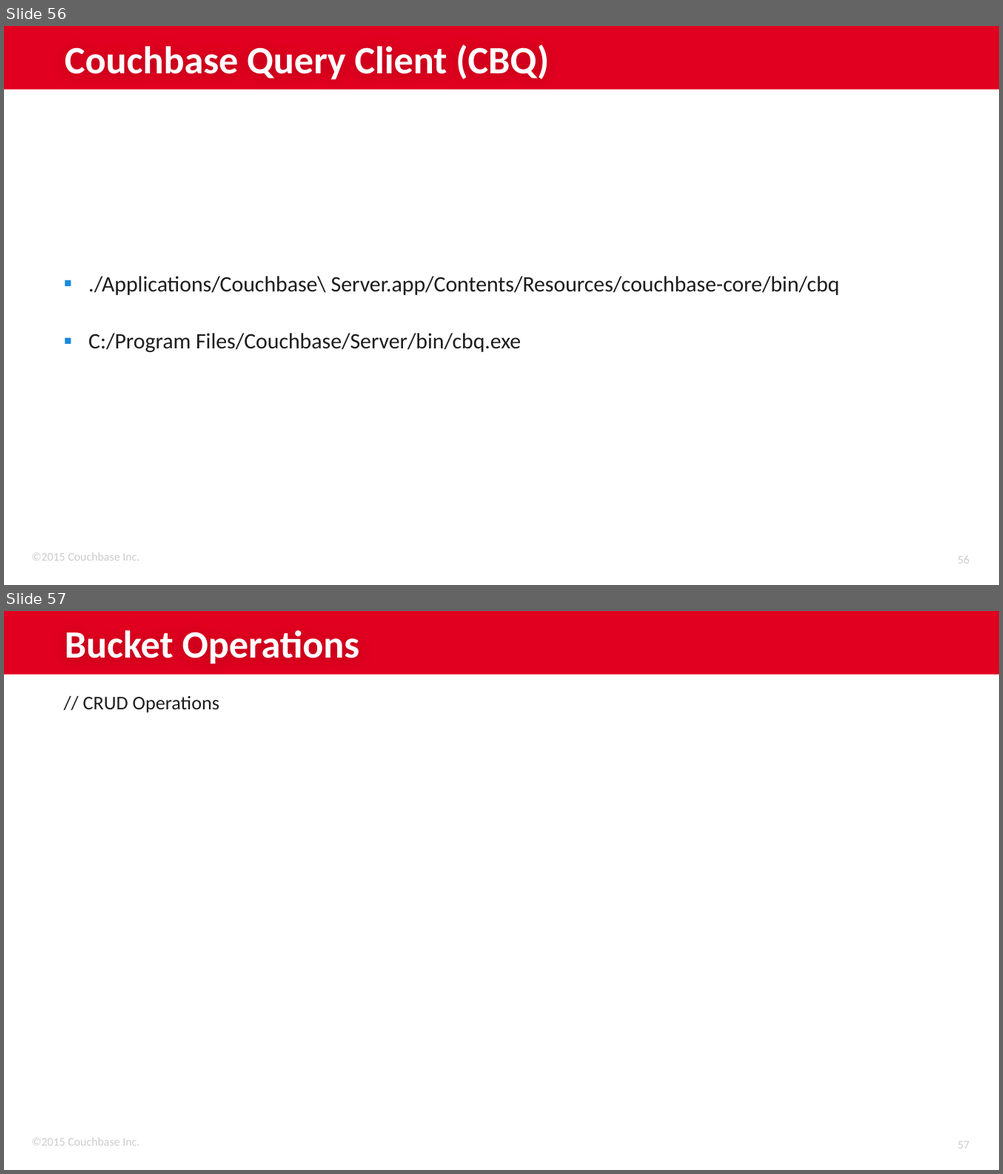
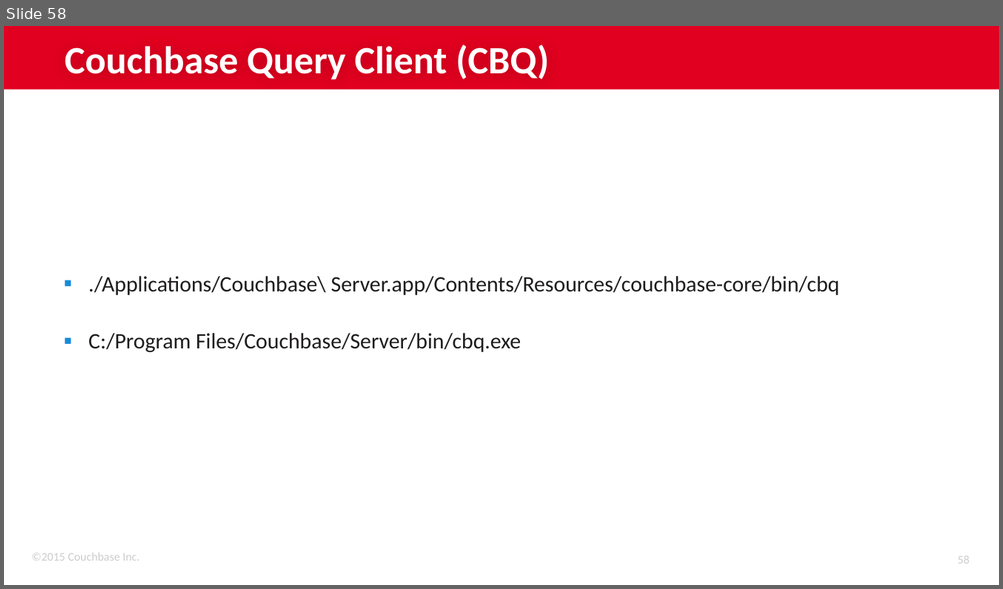
Before and after one commit to couchbaselabs/couchbase-java-workshop, a slide deck: Couchbase Java Workshop.pptx. Shown one above the other, each under a label of ours: slides 56 and 57 before the commit, slide 58 after it. The pictures are 1003x1174 and 1003x589 pixels, drawn with LibreOffice and Linux fonts; fonts in the diff are those of the drawing; background and template pictures are left out. Boxes give left, top, right and bottom in pixels: in the first picture for what was removed or moved away, otherwise in the second. Text is boxed around its words. In the diff, an @@ line names an element or a change of style, - is before the commit and + after.

```diff
--- a/Couchbase Java Workshop.pptx
+++ b/Couchbase Java Workshop.pptx
@@ slide 57 removed at <box>4,611,999,1170</box>, background #FFFFFF; not listed: 3 template elements that a slide beside it also shows @@
@@ title removed at <box>65,630,360,664</box> @@
-Bucket Operations
@@ text removed at <box>83,696,219,713</box> @@
-// CRUD Operations
@@ what was slide 56 is now slide 58 @@
@@ page number at <box>957,557,969,564</box>: text changed @@
-56
+58
```
Also in this commit, not shown: 2 slides changed, 2 slides added, 1 other file.
